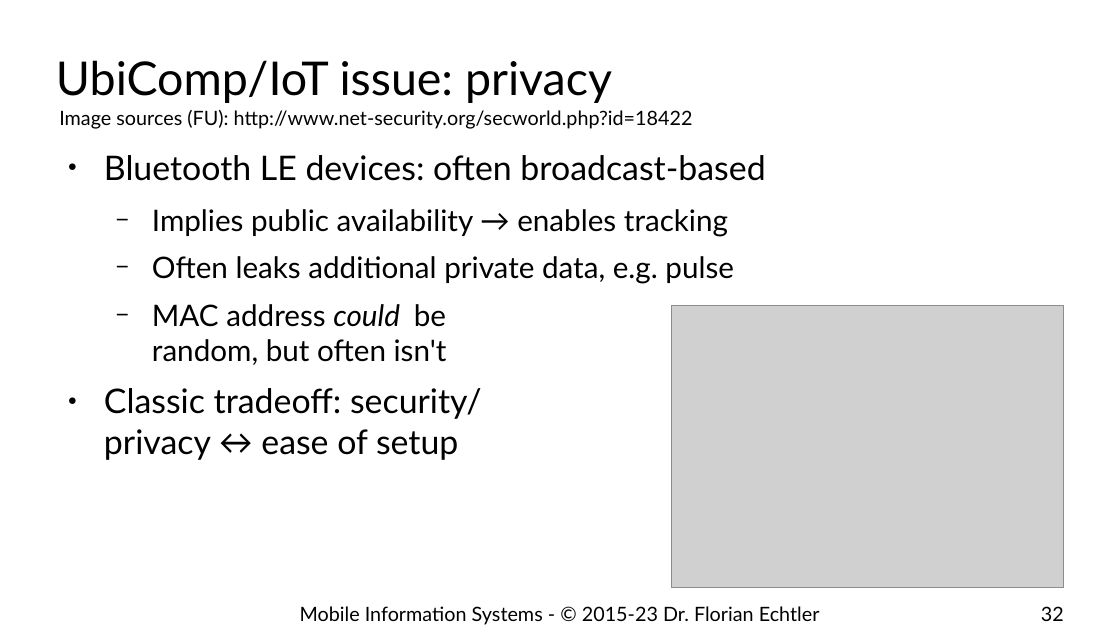
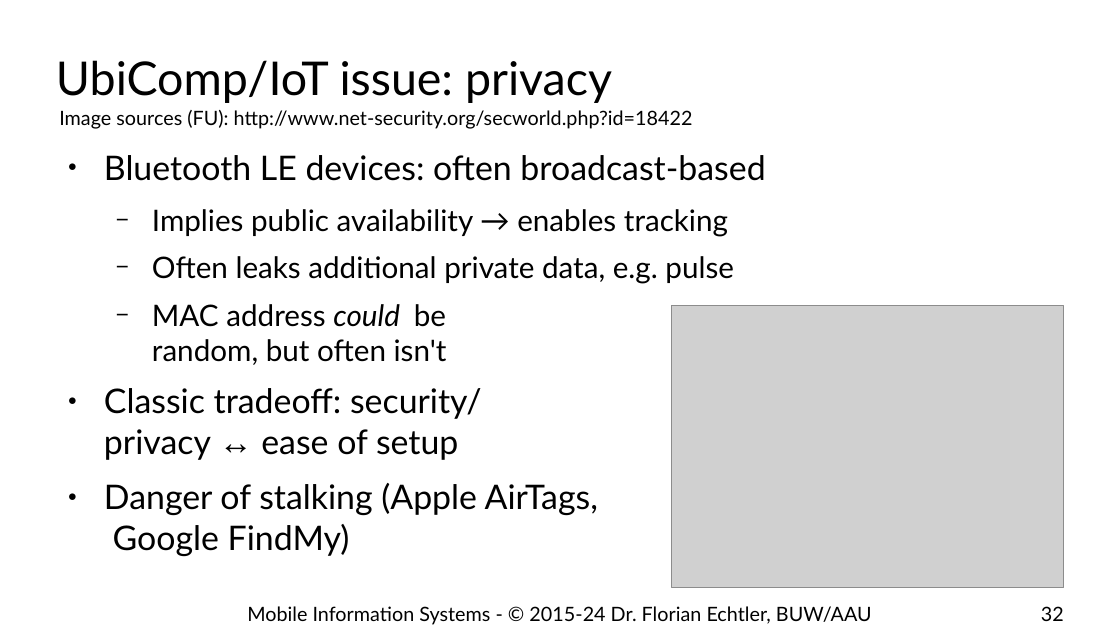
Before and after one commit to floe/mobile-information-systems, a slide deck: slide 32 of 08-ubicomp-iot.odp. Drawn at 1120x630 pixels with LibreOffice and Linux fonts; fonts in the diff are those of the drawing; grey boxes stand for pictures; background and template pictures are left out. Boxes give left, top, right and bottom in pixels: in the first picture for what was removed or moved away, otherwise in the second. Text is boxed around its words. In the diff, an @@ line names an element or a change of style, - is before the commit and + after.

```diff
--- a/08-ubicomp-iot.odp
+++ b/08-ubicomp-iot.odp
@@ text at (x1=104, y1=388, x2=482, y2=460): font Lato to Times New Roman in "↔" @@
@@ text at (x1=104, y1=483, x2=598, y2=557): paragraph added @@
+● Danger of stalking (Apple AirTags, Google FindMy)
@@ text at (x1=247, y1=606, x2=872, y2=625): text changed @@
-Mobile Information Systems - © 2015-23 Dr. Florian Echtler
+Mobile Information Systems - © 2015-24 Dr. Florian Echtler, BUW/AAU
```
Also in this commit, not shown: 34 other slides changed, 1 other file.
